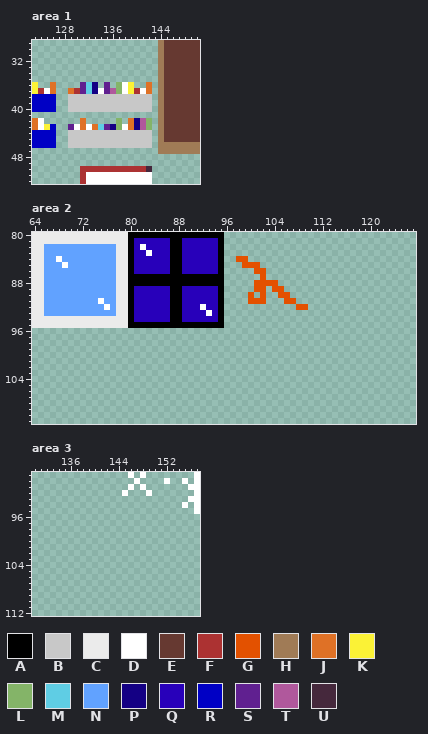
One commit to this pixel-art file: aseprite_art/CLASSROOM_MAX.aseprite. The first picture shows the starting point.
320x320 pixels, 1 frame. Colours within 5 levels of each other are drawn and written as one. Shown: area 1: x 123..150, y 29..52; area 2: x 64..127, y 80..111; area 3: x 130..157, y 89..112.
Palette (. is transparent): A #000000  B #c8c8c8  C #ebebeb  D #ffffff  E #663931  F #ac3232  G #e35100  H #a07b56  J #df7126  K #fbf236  L #84b468  M #5fcde4  N #61a2ff  P #140084  Q #2800ba  R #0000c5  S #602090  T #b0589c  U #45283c
Pixels before, area 1, first column x 123:
29 .....................HEEEEEE
30 .....................HEEEEEE
31 .....................HEEEEEE
32 .....................HEEEEEE
33 .....................HEEEEEE
34 .....................HEEEEEE
35 .....................HEEEEEE
36 K..J....SMP.S.LDK..J.HEEEEEE
37 KFDJ..JFSMPDSTLDKFDJ.HEEEEEE
38 RRRR..BBBBBBBBBBBBBB.HEEEEEE
39 RRRR..BBBBBBBBBBBBBB.HEEEEEE
40 RRRR..BBBBBBBBBBBBBB.HEEEEEE
41 .....................HEEEEEE
42 JD......J.....L.JPTL.HEEEEEE
43 JDKR..SDJDJMSPLDJPTL.HEEEEEE
44 RRRR..BBBBBBBBBBBBBB.HEEEEEE
45 RRRR..BBBBBBBBBBBBBB.HEEEEEE
46 RRRR..BBBBBBBBBBBBBB.HHHHHHH
47 .....................HHHHHHH
48 ............................
49 ............................
50 ........FFFFFFFFFFFU........
51 ........FDDDDDDDDDDD........
52 ........FDDDDDDDDDDD........
Pixels before, area 2, first column x 64:
80 CCCCCCCCCCCCCCCCAAAAAAAAAAAAAAAA..............
81 CCCCCCCCCCCCCCCCAQQQQQQAAQQQQQQA..............
82 CCNNNNNNNNNNNNCCAQDQQQQAAQQQQQQA..............
83 CCNNNNNNNNNNNNCCAQQDQQQAAQQQQQQA..............
84 CCNNDNNNNNNNNNCCAQQQQQQAAQQQQQQA..GG..........
85 CCNNNDNNNNNNNNCCAQQQQQQAAQQQQQQA...GGG........
86 CCNNNNNNNNNNNNCCAQQQQQQAAQQQQQQA.....GG.......
87 CCNNNNNNNNNNNNCCAAAAAAAAAAAAAAAA......G.......
88 CCNNNNNNNNNNNNCCAAAAAAAAAAAAAAAA.....GGGG.....
89 CCNNNNNNNNNNNNCCAQQQQQQAAQQQQQQA.....GG.GG....
90 CCNNNNNNNNNNNNCCAQQQQQQAAQQQQQQA....G.G..GG...
91 CCNNNNNNNNNDNNCCAQQQQQQAAQQQQQQA....GGG...GG..
92 CCNNNNNNNNNNDNCCAQQQQQQAAQQQDQQA............GG
93 CCNNNNNNNNNNNNCCAQQQQQQAAQQQQDQA..............
94 CCCCCCCCCCCCCCCCAQQQQQQAAQQQQQQA..............
95 CCCCCCCCCCCCCCCCAAAAAAAAAAAAAAAA..............
Pixels before, area 3, first column x 145:
89 .D.D........D
90 ..D....D..D.D
91 .D.D.......DD
92 D...D.......D
93 ...........DD
94 ..........D.D
95 ............D
Now the later version:
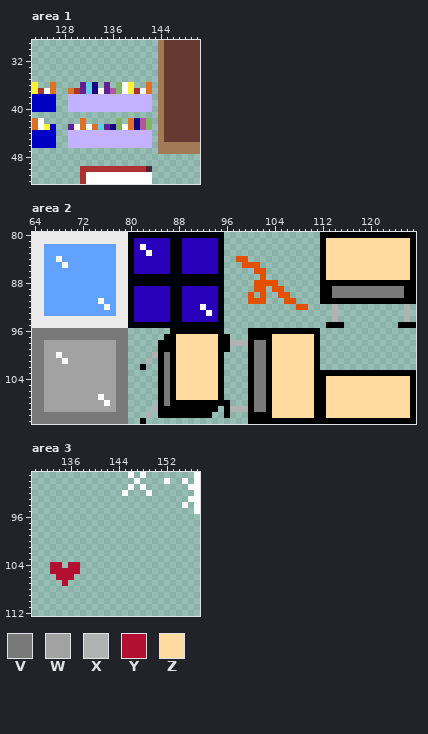
Colours new in this view: V #797979  W #a2a2a2  X #b2b2b2  Y #b21030  Z #ffdba2
What changed:
colour B: #c8c8c8 -> #c3b2ff
Changed rows in their new state; - is a pixel that keeps its letter.
Area 2:
first column x 64:
 80 ------------------------------------------------AAAAAAAAAAAAAAAA
 81 ------------------------------------------------AZZZZZZZZZZZZZZA
 82 ------------------------------------------------AZZZZZZZZZZZZZZA
 83 ------------------------------------------------AZZZZZZZZZZZZZZA
 84 ------------------------------------------------AZZZZZZZZZZZZZZA
 85 ------------------------------------------------AZZZZZZZZZZZZZZA
 86 ------------------------------------------------AZZZZZZZZZZZZZZA
 87 ------------------------------------------------AZZZZZZZZZZZZZZA
 88 ------------------------------------------------AAAAAAAAAAAAAAAA
 89 ------------------------------------------------AAVVVVVVVVVVVVAA
 90 ------------------------------------------------AAVVVVVVVVVVVVAA
 91 ------------------------------------------------AAAAAAAAAAAAAAAA
 92 --------------------------------------------------X-----------X-
 93 --------------------------------------------------X-----------X-
 94 --------------------------------------------------X-----------X-
 95 -------------------------------------------------AAA---------AAA
 96 VVVVVVVVVVVVVVVV-------AAAAAAAAA----AAAAAAAAAAAA----------------
 97 VVVVVVVVVVVVVVVV------AAZZZZZZZAA---AAAAZZZZZZZA----------------
 98 VVWWWWWWWWWWWWVV-----AAAZZZZZZZAAXXXAVVAZZZZZZZA----------------
 99 VVWWWWWWWWWWWWVV-----AAAZZZZZZZAA---AVVAZZZZZZZA----------------
100 VVWWDWWWWWWWWWVV----XAVAZZZZZZZA----AVVAZZZZZZZA----------------
101 VVWWWDWWWWWWWWVV---X-AVAZZZZZZZA----AVVAZZZZZZZA----------------
102 VVWWWWWWWWWWWWVV--A--AVAZZZZZZZA----AVVAZZZZZZZA----------------
103 VVWWWWWWWWWWWWVV-----AVAZZZZZZZA----AVVAZZZZZZZAAAAAAAAAAAAAAAAA
104 VVWWWWWWWWWWWWVV-----AVAZZZZZZZA----AVVAZZZZZZZAAZZZZZZZZZZZZZZA
105 VVWWWWWWWWWWWWVV-----AVAZZZZZZZA----AVVAZZZZZZZAAZZZZZZZZZZZZZZA
106 VVWWWWWWWWWWWWVV-----AVAZZZZZZZA----AVVAZZZZZZZAAZZZZZZZZZZZZZZA
107 VVWWWWWWWWWDWWVV-----AVAZZZZZZZA----AVVAZZZZZZZAAZZZZZZZZZZZZZZA
108 VVWWWWWWWWWWDWVV-----AVAAAAAAAAAA---AVVAZZZZZZZAAZZZZZZZZZZZZZZA
109 VVWWWWWWWWWWWWVV----XAAAAAAAAAA-AXXXAVVAZZZZZZZAAZZZZZZZZZZZZZZA
110 VVVVVVVVVVVVVVVV---X-AAAAAAAAA--A---AAAAZZZZZZZAAZZZZZZZZZZZZZZA
111 VVVVVVVVVVVVVVVV--A-----------------AAAAAAAAAAAAAAAAAAAAAAAAAAAA
Area 3:
first column x 133:
104 YY-YY
105 YYYYY
106 -YYY-
107 --Y--
Boxes around the changes in both pictures, in picture pixels (x1, y1, x2, y2):
changed: (68, 94, 152, 112)
changed: (68, 130, 152, 148)
added: (32, 232, 416, 424)
added: (50, 562, 80, 586)
